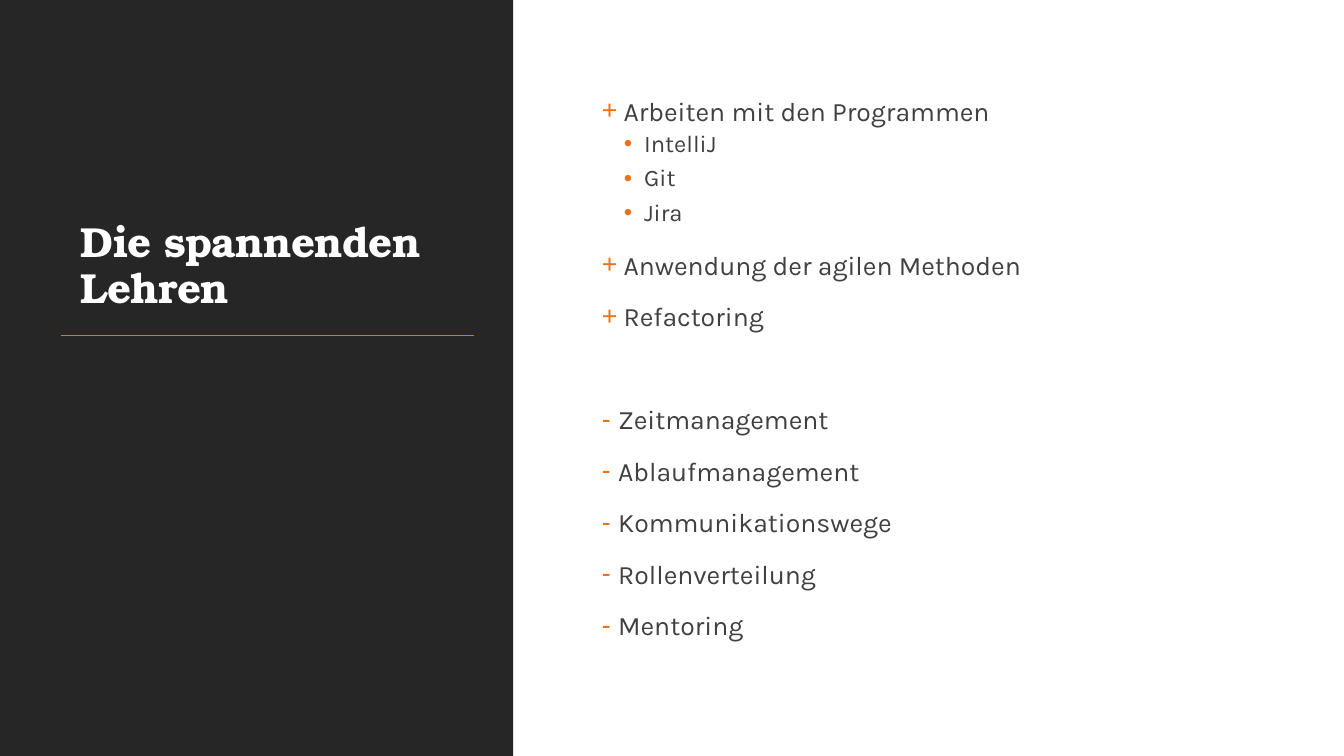
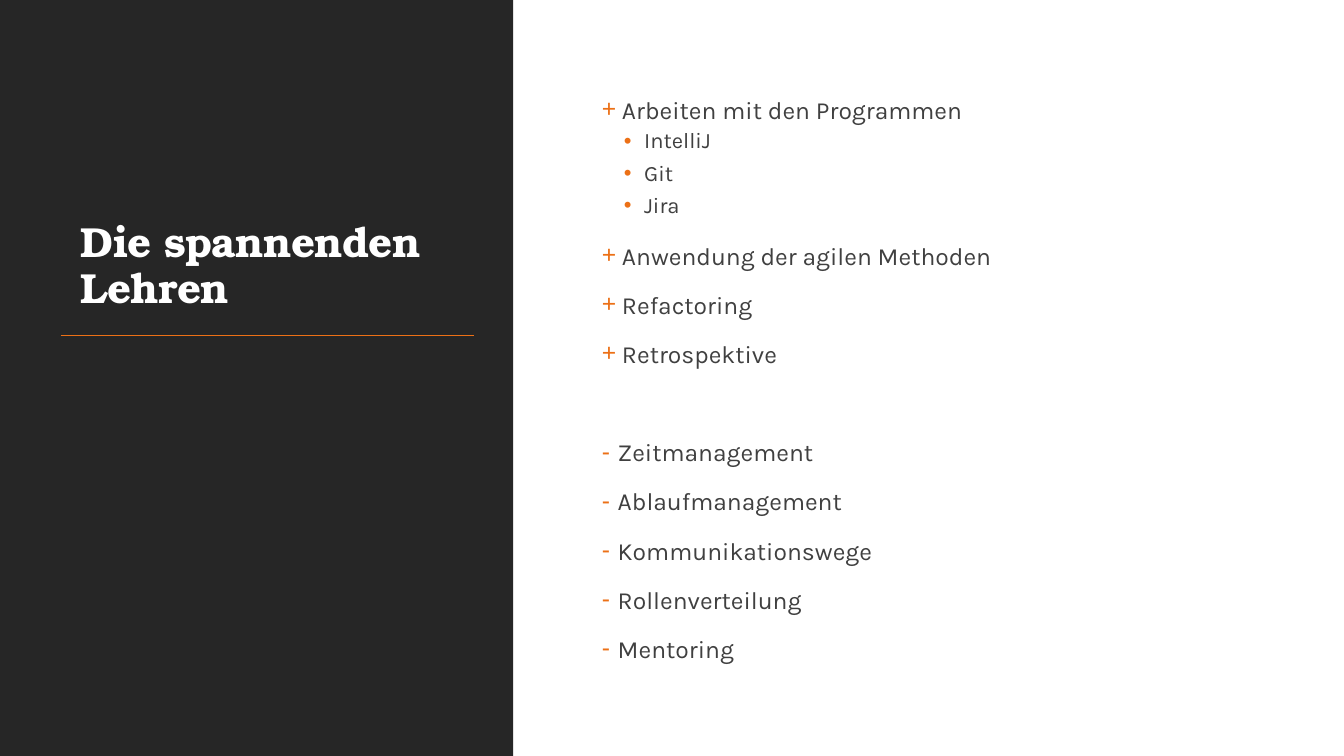
Before and after one commit to flyingcodeman/TM22_SoftwareEngineering_Gruppe2, a slide deck: slide 11 of Finale_Abgabe/Schiffe_versenken.pptx. Drawn at 1344x756 pixels with LibreOffice and Linux fonts; fonts in the diff are those of the drawing. Boxes give left, top, right and bottom in pixels: in the first picture for what was removed or moved away, otherwise in the second. Text is boxed around its words. In the diff, an @@ line names an element or a change of style, - is before the commit and + after.

Commit message:
Update of pptx

```diff
--- a/Finale_Abgabe/Schiffe_versenken.pptx
+++ b/Finale_Abgabe/Schiffe_versenken.pptx
@@ text at box(618, 102, 991, 664): size 19 to 17.6 pt in "Arbeiten mit den Programmen", "Anwendung der agilen Methoden", "Refactoring", "Zeitmanagement" and 4 more places; size 17 to 15.7 pt in "IntelliJ", "Git", "Jira" @@
@@ text at box(622, 346, 777, 369): paragraph added @@
++ Retrospektive
```
Also in this commit, not shown: 1 other slide changed.
